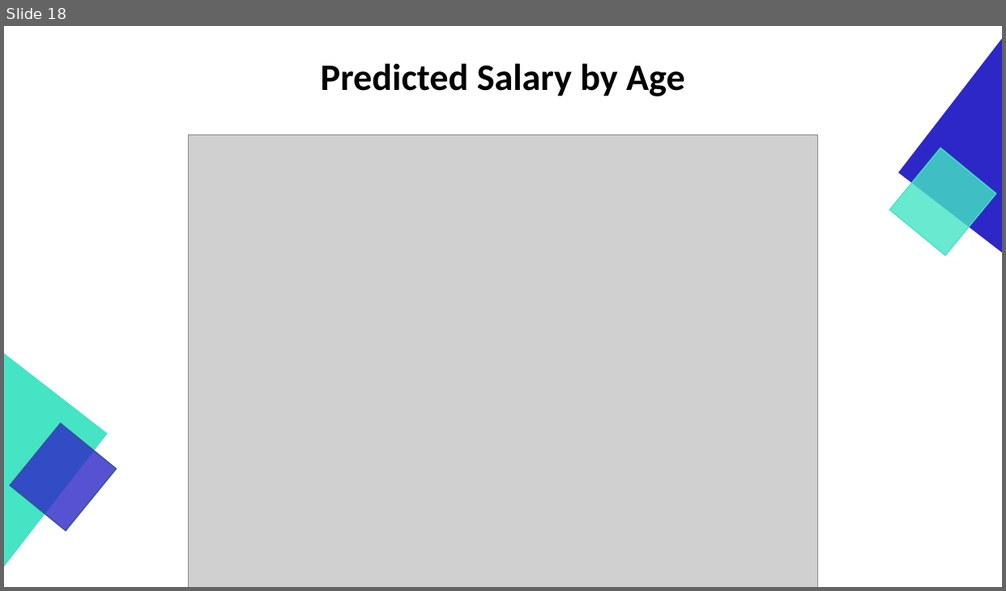
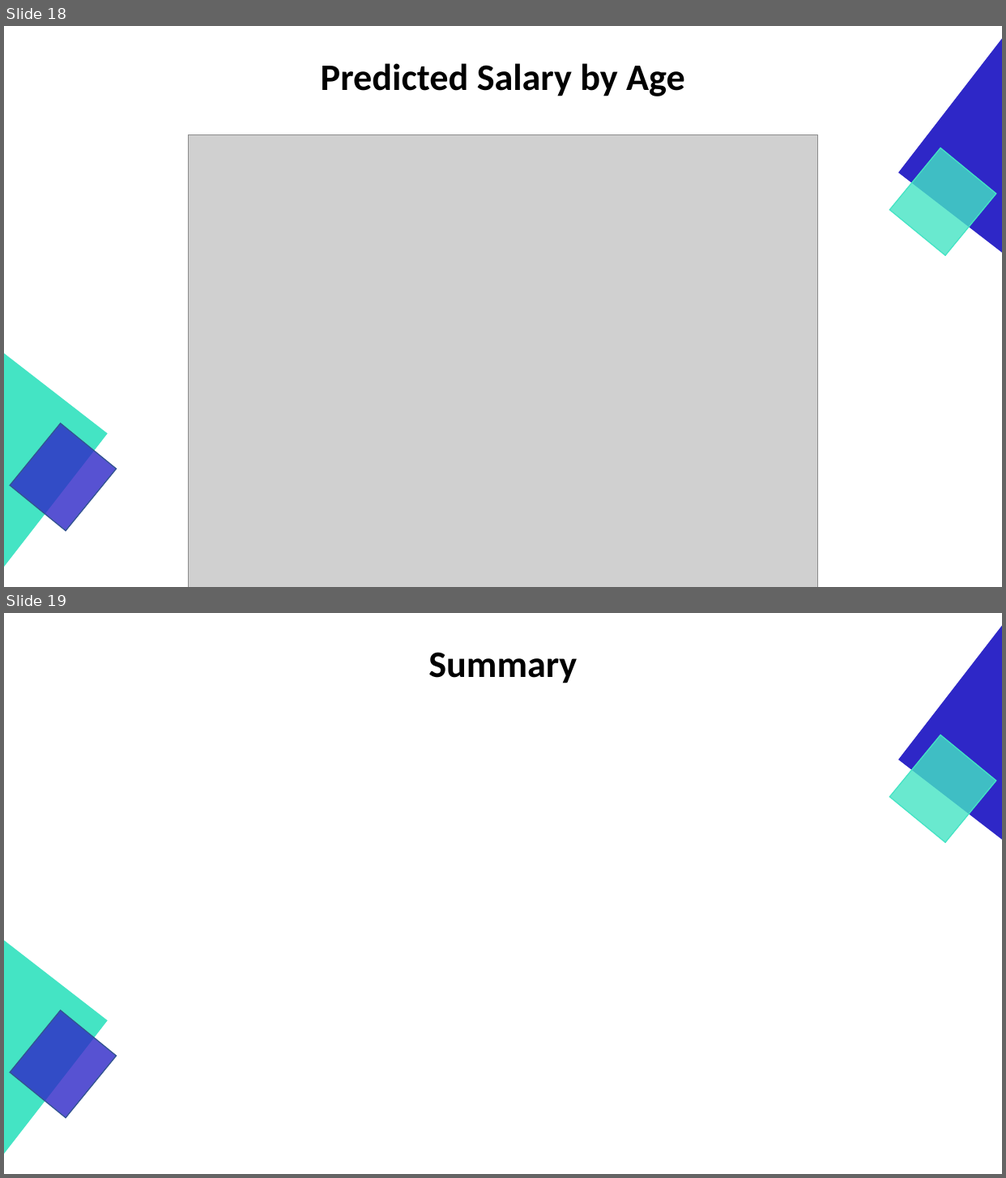
Before and after one commit to GraduateSchoolWork/CaseStudy2_DDS, a slide deck: DDS_Project_2_Presentation.pptx. Shown one above the other, each under a label of ours: slide 18 before the commit, slides 18 and 19 after it. The pictures are 1006x591 and 1006x1178 pixels, drawn with LibreOffice and Linux fonts; fonts in the diff are those of the drawing; grey boxes stand for pictures. Boxes give left, top, right and bottom in pixels: in the first picture for what was removed or moved away, otherwise in the second. Text is boxed around its words. In the diff, an @@ line names an element or a change of style, - is before the commit and + after.

Commit message:
updated ppt with summary and contact info slides

```diff
--- a/DDS_Project_2_Presentation.pptx
+++ b/DDS_Project_2_Presentation.pptx
@@ slide 19 added at (x1=4, y1=613, x2=1002, y2=1174), background #FFFFFF @@
@@ right triangle added at (x1=900, y1=626, x2=1002, y2=840), fill #2E27C7, outline #2E27C7 1 pt @@
@@ title added at (x1=428, y1=652, x2=577, y2=683), 36 pt, text #000000, bold @@
+Summary
@@ rectangle added at (x1=889, y1=735, x2=996, y2=842), fill #44E4C4 at 80% opacity, outline #44E4C4 1 pt @@
@@ right triangle added at (x1=4, y1=941, x2=107, y2=1154), fill #44E4C4, outline #44E4C4 1 pt @@
@@ rectangle added at (x1=10, y1=1010, x2=117, y2=1118), fill #2E27C7 at 80% opacity, outline #325491 1 pt @@
```
Also in this commit, not shown: 1 other slide added.
